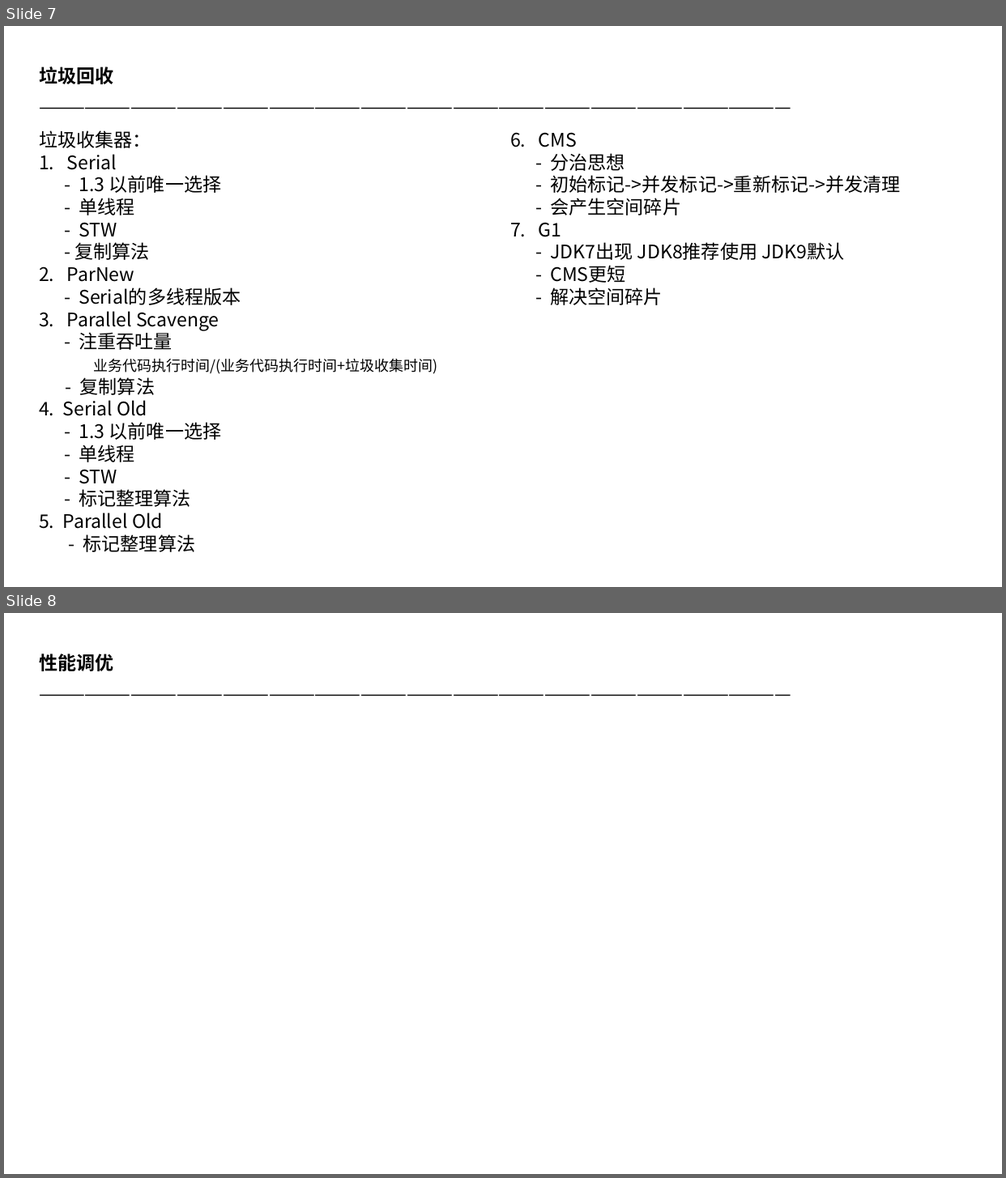
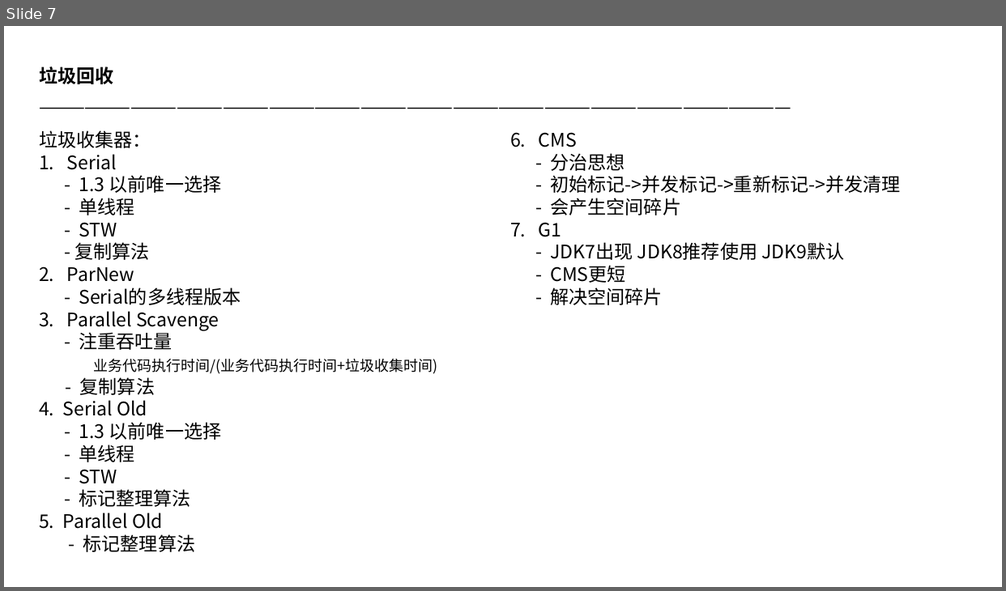
Before and after one commit to Sherlock-Harden/increasingly-refined, a slide deck: JVM.pptx. Shown one above the other, each under a label of ours: slides 7 and 8 before the commit, slide 7 after it. The pictures are 1006x1178 and 1006x591 pixels, drawn with LibreOffice and Linux fonts; fonts in the diff are those of the drawing. Boxes give left, top, right and bottom in pixels: in the first picture for what was removed or moved away, otherwise in the second. Text is boxed around its words. In the diff, an @@ line names an element or a change of style, - is before the commit and + after.

Commit message:
init

```diff
--- a/JVM.pptx
+++ b/JVM.pptx
@@ slide 8 removed at box(4, 613, 1002, 1174), background #FFFFFF @@
@@ text removed at box(39, 653, 113, 671) @@
-性能调优
@@ text removed at box(32, 678, 980, 708) @@
-—————————————————————————————————————————————————
```
